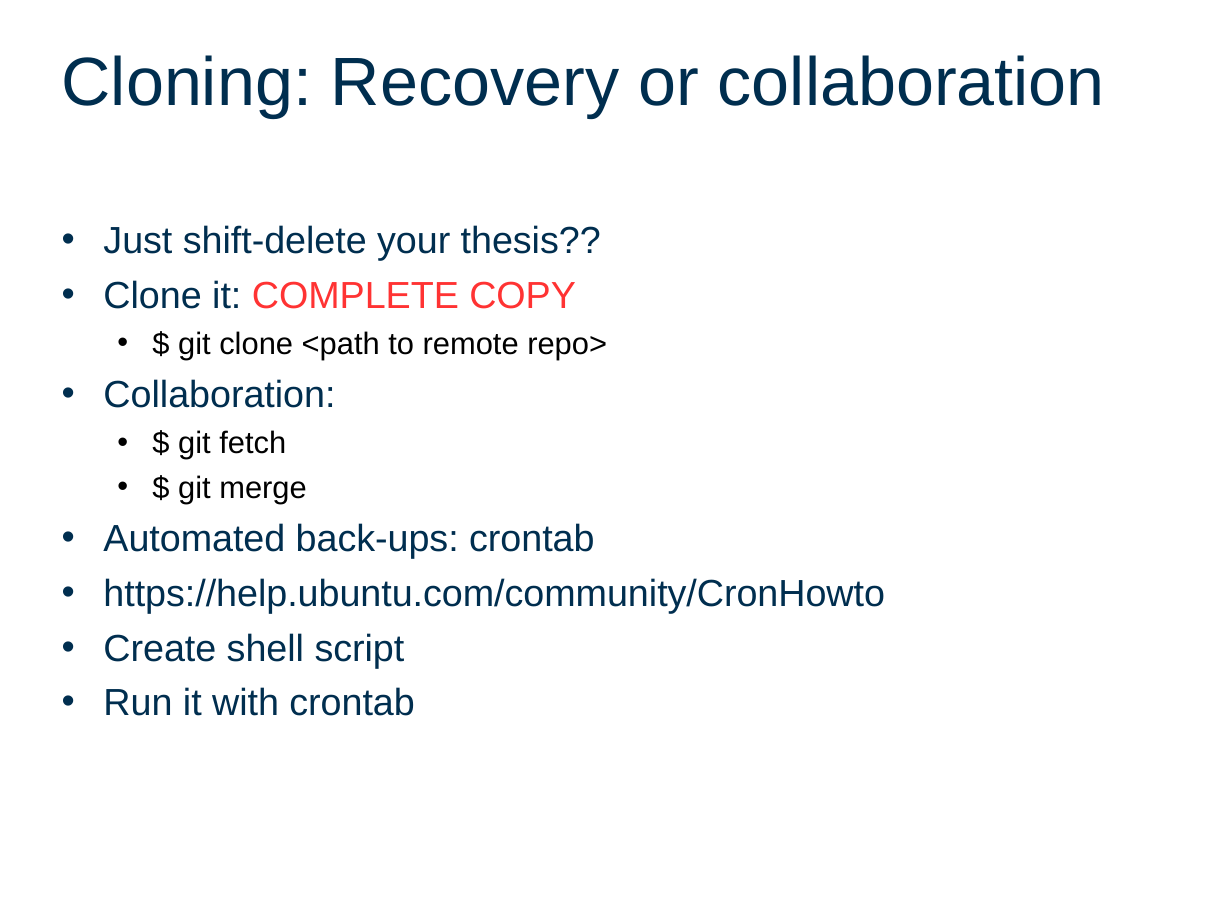
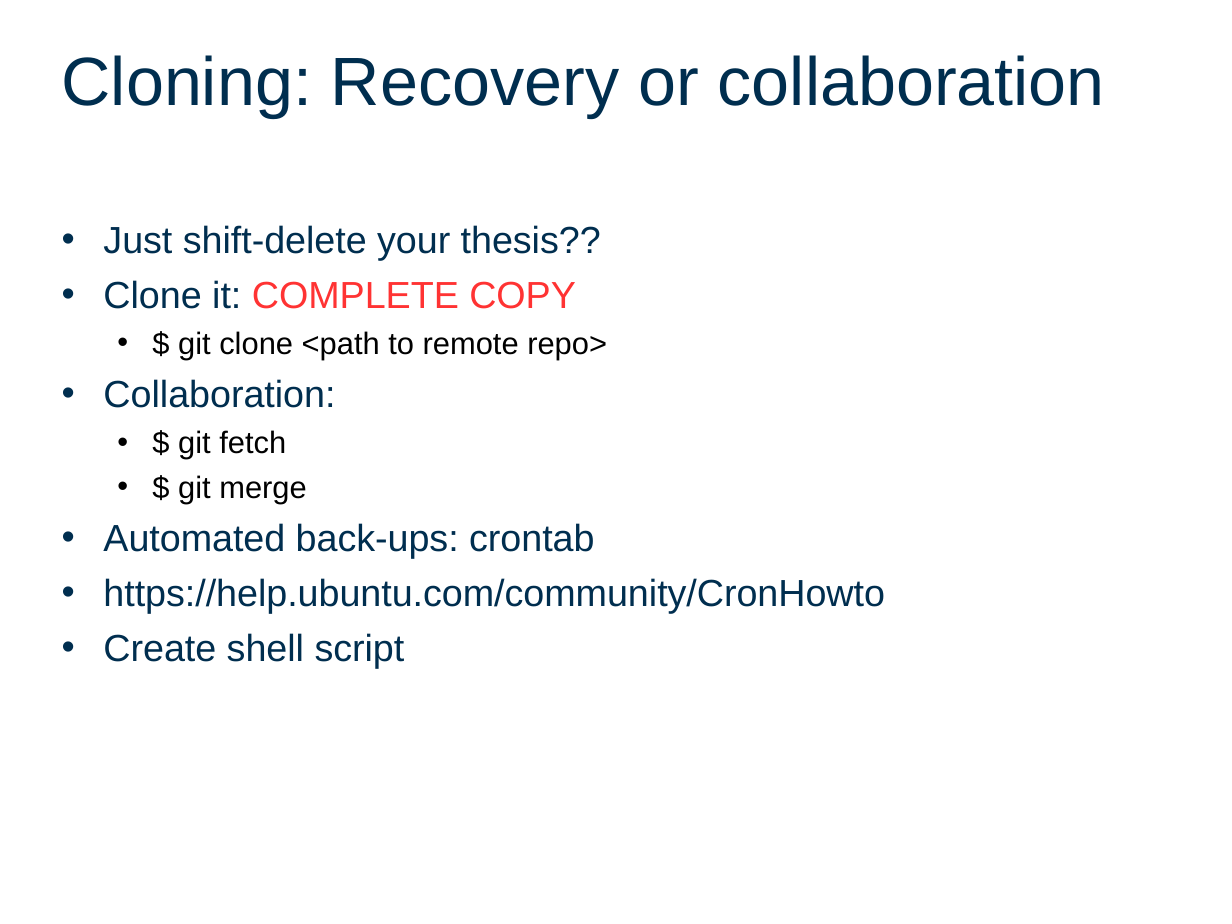
Before and after one commit to FineWilms/Workshop_github, a slide deck: slide 12 of intro2Git.odp. Drawn at 1232x924 pixels with LibreOffice and Linux fonts; fonts in the diff are those of the drawing; background and template pictures are left out. Boxes give left, top, right and bottom in pixels: in the first picture for what was removed or moved away, otherwise in the second. Text is boxed around its words. In the diff, an @@ line names an element or a change of style, - is before the commit and + after.

Commit message:
all done!

```diff
--- a/intro2Git.odp
+++ b/intro2Git.odp
@@ text at (x1=103, y1=687, x2=414, y2=716): paragraph removed @@
-• Run it with crontab
```
Also in this commit, not shown: 2 slides added.
